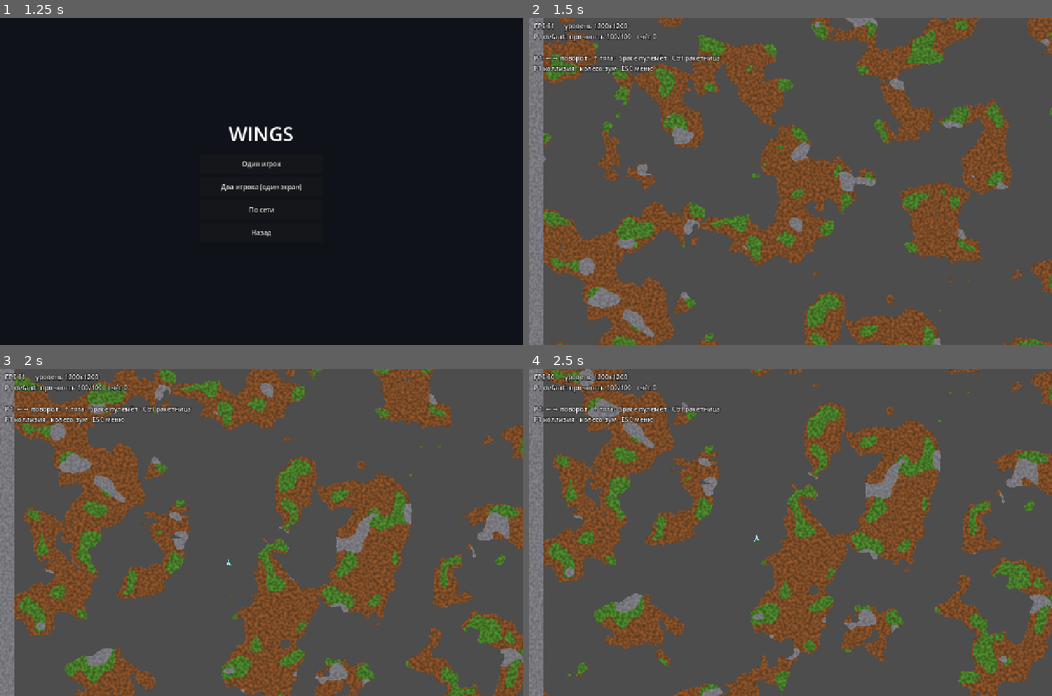
Above: before the commit, frames 1-4 (two rows, left to right).
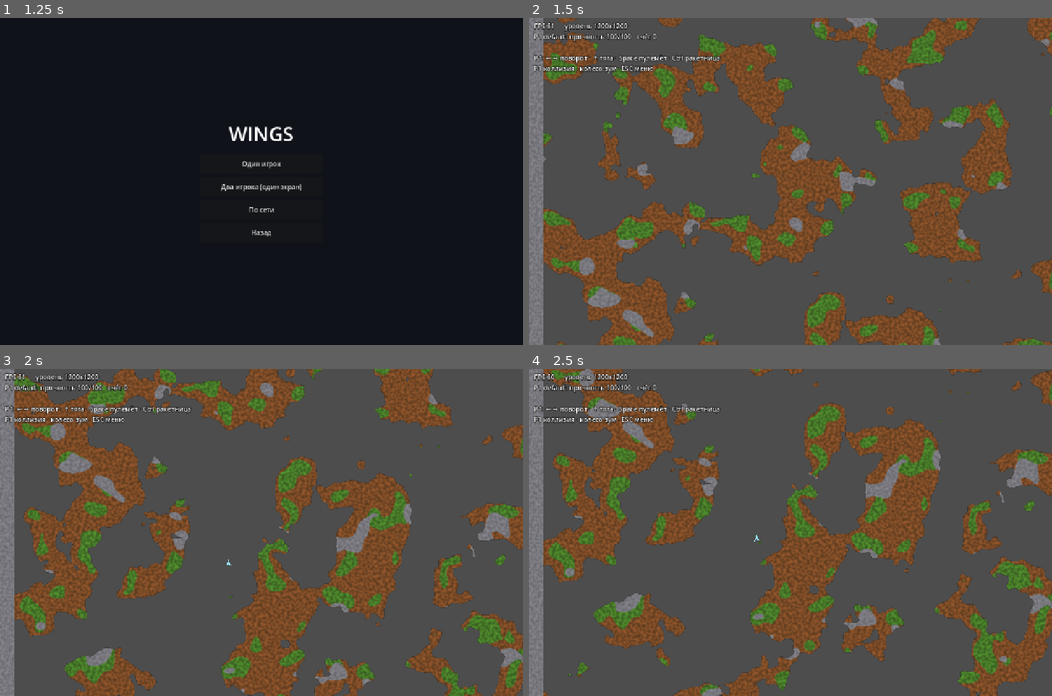
Above: after the commit, the same moments.

Repository: apbrandom/Scoria
Game: Godot game, scene res://scenes/menu/main_menu.tscn
The game is run twice, just before and just after one commit, with the same random seed, the same clock (stepped at 60 frames per second) and the same inputs.
Inputs (mouse positions are in pixels of both pictures, inside the frame that each line leads up to):
- Up to frame 1 (1.25 s): click "Играть" at 0.5 s
- Up to frame 2 (1.5 s): click "Один игрок" at 1.25 s
- Up to frame 3 (2 s): no input
- Up to frame 4 (2.5 s): tap Enter at 2 s; move the mouse to (905, 516) at 2.02 s; tap R at 2.1 s; click (905, 516) at 2.17 s

Frame 1 is identical in both runs. In frame 2, 1.1% of the frame differs, in the area x 2-100%, y 0-100%; in frame 3, 1.1%, in the area x 3-100%, y 0-100%; in frame 4, 1.1%.

Commit message:
Рельеф: убрать блочность краёв — LINEAR фильтр вместо NEAREST
TerrainChunk._sprite.texture_filter стоял NEAREST — на реальном GPU-прогоне
(tools/terrain_playground.gd --autocarve --shots=, zoom 4x) края воронок
выглядели ступенчатым пиксель-артом, что прямо противоречит заявленному
стилю проекта (CLAUDE.md: HD/векторная графика, без пиксельной стилизации).

Проверено эмпирически, не на глаз: снят скриншот до/после (notes/img/
terrain_edge_{nearest,linear}_zoom4.png) — после смены края гладкие,
антиалиасинг работает БЕЗ фрингинга (carve_circle трогает только альфу
пикселя, RGB остаётся от исходной картинки — на границе старого/нового
цвет непрерывен, линейной интерполяции не с чем "просвечивать" чёрным).
Стоимость рендера не изменилась (bench_terrain/autocarve — те же ~9 мс).

Коллизия (BitMap/ConcavePolygonShape2D) строится из отдельных solid_bytes/
empty_bytes — этот фикс их не касается: bench_terrain 431/431 верно,
diag_polygons без изменений.

Co-Authored-By: Claude Sonnet 5 <noreply@anthropic.com>

Diff:
--- a/Wings-clone/scenes/level/terrain_chunk.gd
+++ b/Wings-clone/scenes/level/terrain_chunk.gd
@@ -51,7 +51,7 @@
 	empty_bytes.resize(cw * ch * 2)
 	_sprite = Sprite2D.new()
 	_sprite.centered = false
-	_sprite.texture_filter = CanvasItem.TEXTURE_FILTER_NEAREST
+	_sprite.texture_filter = CanvasItem.TEXTURE_FILTER_LINEAR
 	add_child(_sprite)
 	_shape = ConcavePolygonShape2D.new()
 	_shape_node = CollisionShape2D.new()
Not shown, added: notes/img/terrain_edge_linear_zoom4.png
Not shown, added: notes/img/terrain_edge_nearest_zoom4.png
